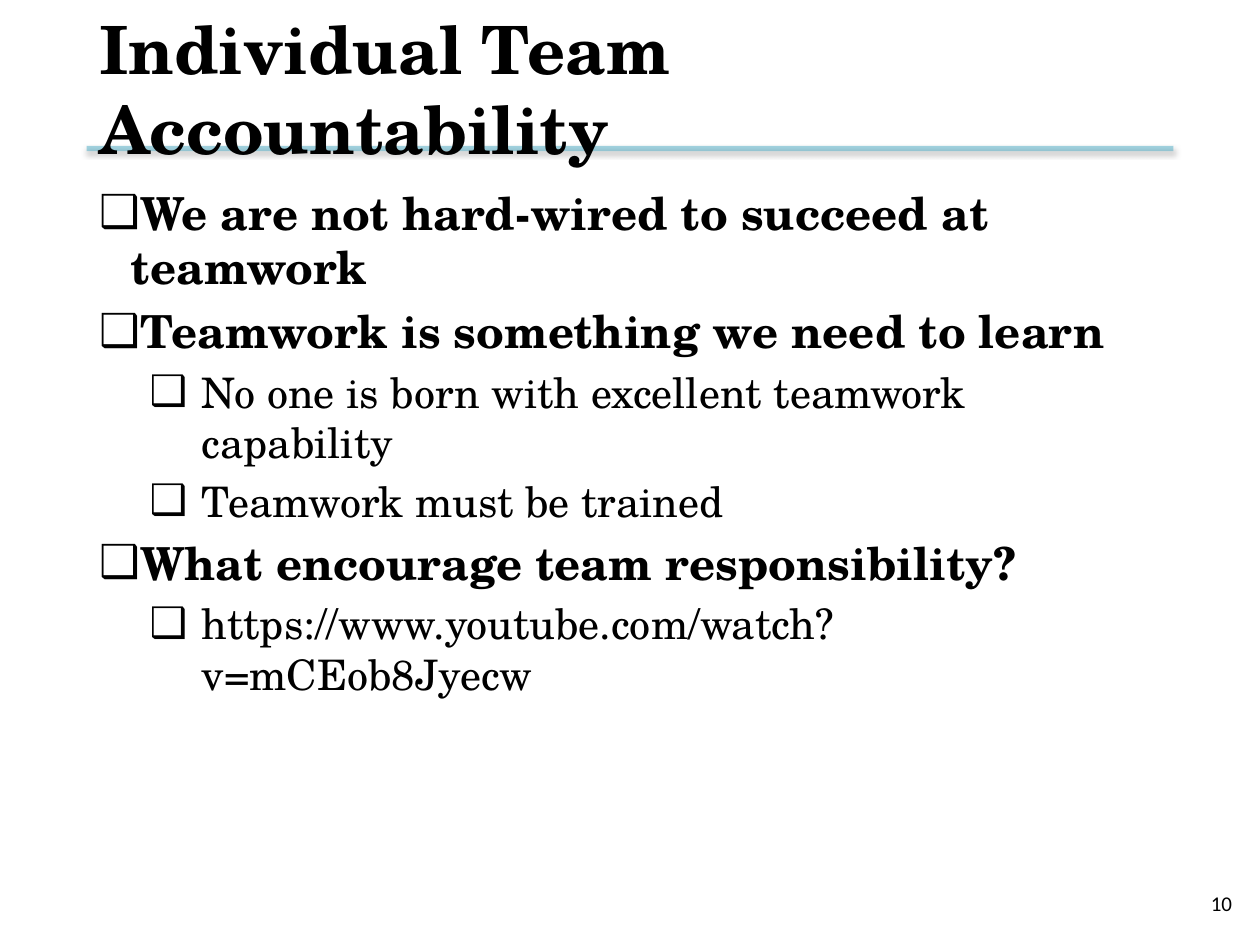
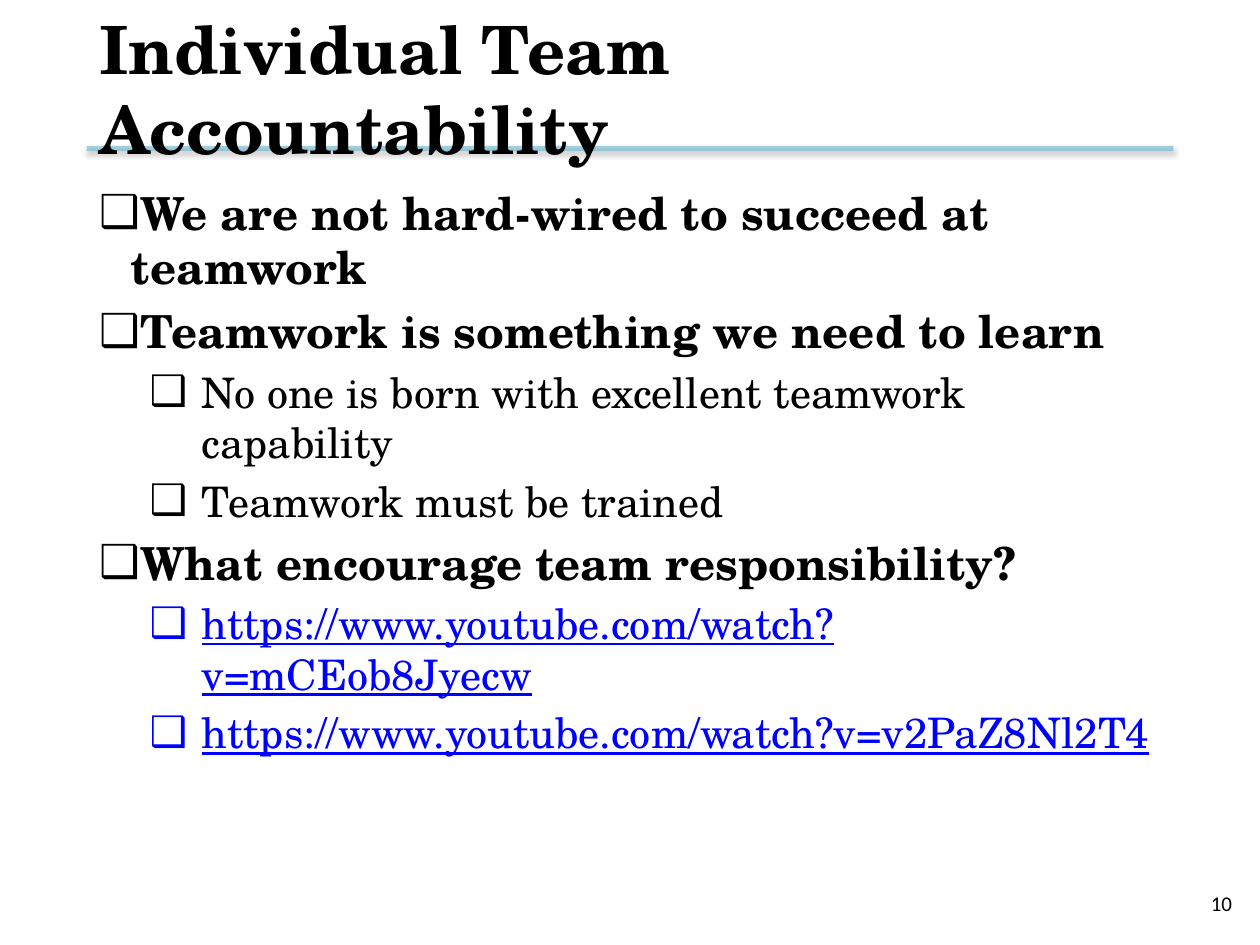
Before and after one commit to tsung-wei-huang/cs3992, a slide deck: slide 10 of slides/lecture2.pptx. Drawn at 1260x945 pixels with LibreOffice and Linux fonts; fonts in the diff are those of the drawing; background and template pictures are left out. Boxes give left, top, right and bottom in pixels: in the first picture for what was removed or moved away, otherwise in the second. Text is boxed around its words. In the diff, an @@ line names an element or a change of style, - is before the commit and + after.

```diff
--- a/slides/lecture2.pptx
+++ b/slides/lecture2.pptx
@@ text at [202, 608, 834, 699]: text colour #000000 to #0000FF, underline on in "https://www.youtube.com/watch?v=mCEob8Jyecw" @@
@@ text at [202, 717, 1150, 757]: paragraph added @@
+  ❑ https://www.youtube.com/watch?v=v2PaZ8Nl2T4
```
Also in this commit, not shown: 4 other slides changed, 1 other file.
